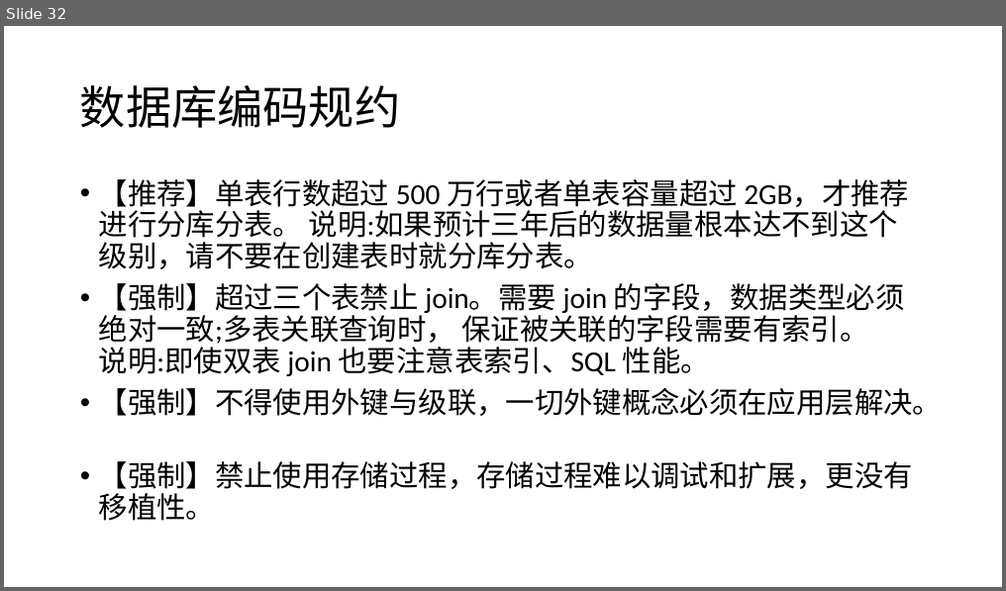
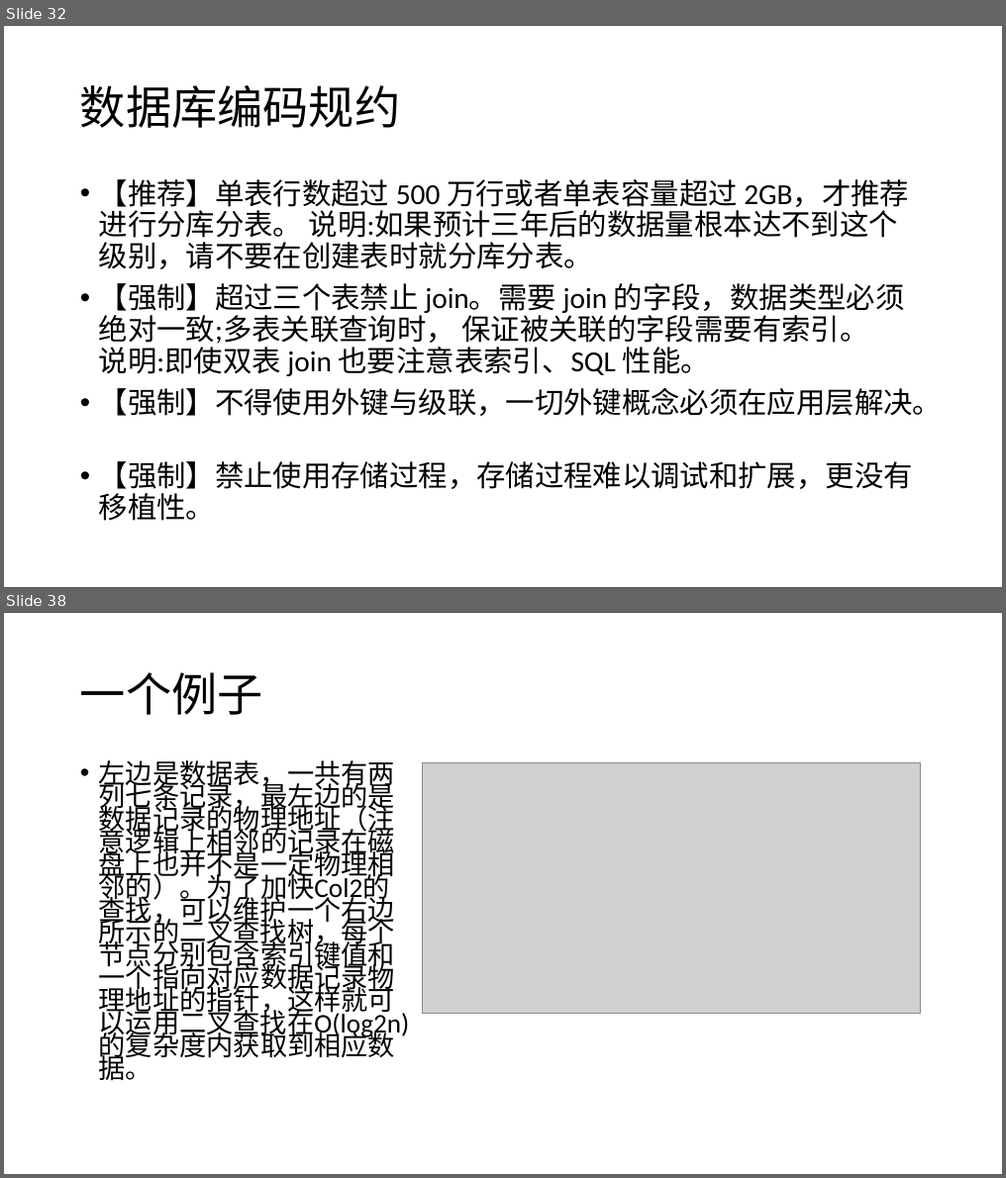
Before and after one commit to airuitian/MicroService, a slide deck: springboot/SpringBoot-3.pptx. Shown one above the other, each under a label of ours: slide 32 before the commit, slides 32 and 38 after it; the slides between them are not shown. The pictures are 1006x591 and 1006x1178 pixels, drawn with LibreOffice and Linux fonts; fonts in the diff are those of the drawing; grey boxes stand for pictures. Boxes give left, top, right and bottom in pixels: in the first picture for what was removed or moved away, otherwise in the second. Text is boxed around its words. In the diff, an @@ line names an element or a change of style, - is before the commit and + after.

```diff
--- a/springboot/SpringBoot-3.pptx
+++ b/springboot/SpringBoot-3.pptx
@@ slide 38 added at bbox=[4, 613, 1002, 1174], background #FFFFFF @@
@@ title added at bbox=[80, 672, 263, 715], 44 pt, text #000000 @@
+一个例子
@@ text added at bbox=[99, 761, 410, 1081], 25.9 pt, text #000000 @@
+• 左边是数据表，一共有两列七条记录，最左边的是数据记录的物理地址（注意逻辑上相邻的记录在磁盘上也并不是一定物理相邻的）。为了加快Col2的查找，可以维护一个右边所示的二叉查找树，每个节点分别包含索引键值和一个指向对应数据记录物理地址的指针，这样就可以运用二叉查找在O(log2n)的复杂度内获取到相应数据。
@@ picture added at bbox=[423, 762, 921, 1014] @@
```
Also in this commit, not shown: 1 slide changed, 17 other slides added, 5 other files.
